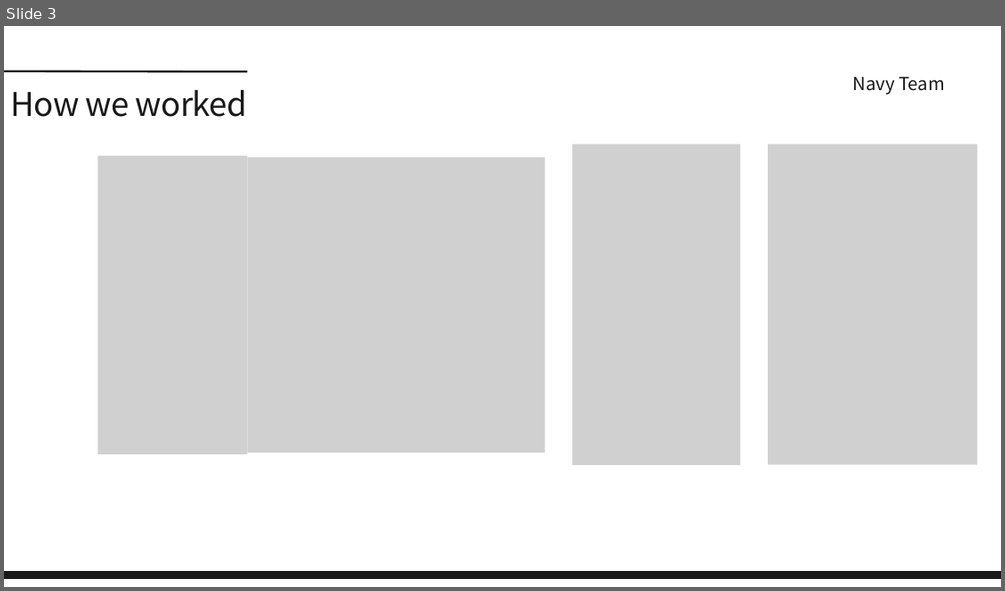
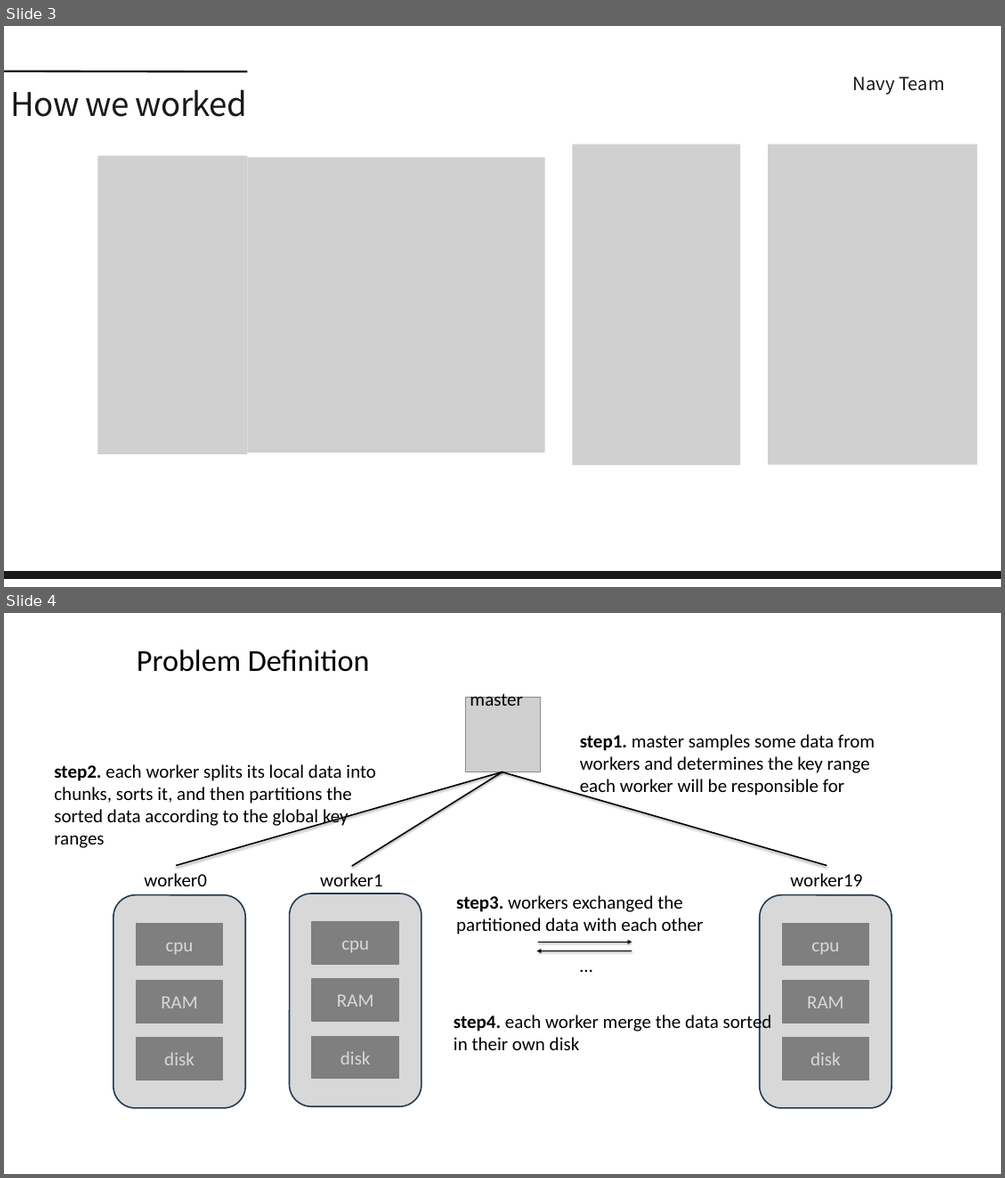
Before and after one commit to Hyunsoo1030/332project, a slide deck: Presentation.pptx. Shown one above the other, each under a label of ours: slide 3 before the commit, slides 3 and 4 after it. The pictures are 1005x591 and 1005x1178 pixels, drawn with LibreOffice and Linux fonts; fonts in the diff are those of the drawing; grey boxes stand for pictures. Boxes give left, top, right and bottom in pixels: in the first picture for what was removed or moved away, otherwise in the second. Text is boxed around its words. In the diff, an @@ line names an element or a change of style, - is before the commit and + after.

Commit message:
docs: Merge hyunsoo's presentation file

```diff
--- a/Presentation.pptx
+++ b/Presentation.pptx
@@ slide 4 added at (x1=4, y1=613, x2=1001, y2=1174), background #FFFFFF @@
@@ title added at (x1=137, y1=649, x2=370, y2=672), 44 pt, text #000000 @@
+Problem Definition
@@ text added at (x1=469, y1=690, x2=522, y2=706), 27 pt, text #000000 @@
+master
@@ picture added at (x1=465, y1=698, x2=540, y2=772) @@
@@ text added at (x1=580, y1=734, x2=874, y2=798), 27 pt, text #000000 @@
+step1. master samples some data from workers and determines the key range each worker will be responsible for
@@ text added at (x1=54, y1=764, x2=376, y2=848), 27 pt, text #000000 @@
+step2. each worker splits its local data into chunks, sorts it, and then partitions the sorted data according to the global key ranges
@@ line added from (502, 772) to (176, 865), #000000 2 pt @@
@@ line added from (502, 772) to (352, 866), #000000 2 pt @@
@@ line added from (502, 772) to (827, 865), #000000 2 pt @@
@@ text added at (x1=144, y1=873, x2=206, y2=886), 27 pt, text #000000 @@
+worker0
@@ text added at (x1=320, y1=873, x2=382, y2=886), 27 pt, text #000000 @@
+worker1
@@ text added at (x1=790, y1=873, x2=862, y2=886), 27 pt, text #000000 @@
+worker19
@@ rounded rectangle added at (x1=113, y1=895, x2=245, y2=1108), fill #7F7F7F at 30% opacity, outline #233953 2 pt @@
@@ rounded rectangle added at (x1=289, y1=893, x2=421, y2=1106), fill #7F7F7F at 30% opacity, outline #233953 2 pt @@
@@ text added at (x1=456, y1=895, x2=704, y2=934), 27 pt, text #000000 @@
+step3. workers exchanged the partitioned data with each other
@@ rounded rectangle added at (x1=760, y1=895, x2=891, y2=1108), fill #7F7F7F at 30% opacity, outline #233953 2 pt @@
@@ rectangle added at (x1=136, y1=923, x2=223, y2=965), fill #808080, outline #808080 2 pt, 27 pt, text #FFFFFF @@
+cpu
@@ rectangle added at (x1=312, y1=922, x2=399, y2=964), fill #808080, outline #808080 2 pt, 27 pt, text #FFFFFF @@
+cpu
@@ rectangle added at (x1=782, y1=923, x2=869, y2=965), fill #808080, outline #808080 2 pt, 27 pt, text #FFFFFF @@
+cpu
@@ arrow added from (631, 951) to (537, 951), #000000 2 pt @@
@@ arrow added from (538, 942) to (631, 942), #000000 2 pt @@
@@ text added at (x1=574, y1=951, x2=598, y2=979), 27 pt, text #000000 @@
+…
@@ rectangle added at (x1=136, y1=981, x2=223, y2=1022), fill #808080, outline #808080 2 pt, 27 pt, text #FFFFFF @@
+RAM
@@ rectangle added at (x1=312, y1=979, x2=399, y2=1021), fill #808080, outline #808080 2 pt, 27 pt, text #FFFFFF @@
+RAM
@@ rectangle added at (x1=782, y1=981, x2=869, y2=1022), fill #808080, outline #808080 2 pt, 27 pt, text #FFFFFF @@
+RAM
@@ text added at (x1=453, y1=1012, x2=772, y2=1050), 27 pt, text #000000 @@
+step4. each worker merge the data sorted in their own disk
@@ rectangle added at (x1=136, y1=1038, x2=223, y2=1079), fill #808080, outline #808080 2 pt, 27 pt, text #FFFFFF @@
+disk
@@ rectangle added at (x1=312, y1=1036, x2=399, y2=1078), fill #808080, outline #808080 2 pt, 27 pt, text #FFFFFF @@
+disk
@@ rectangle added at (x1=782, y1=1038, x2=869, y2=1079), fill #808080, outline #808080 2 pt, 27 pt, text #FFFFFF @@
+disk
```
Also in this commit, not shown: 4 other slides added.
